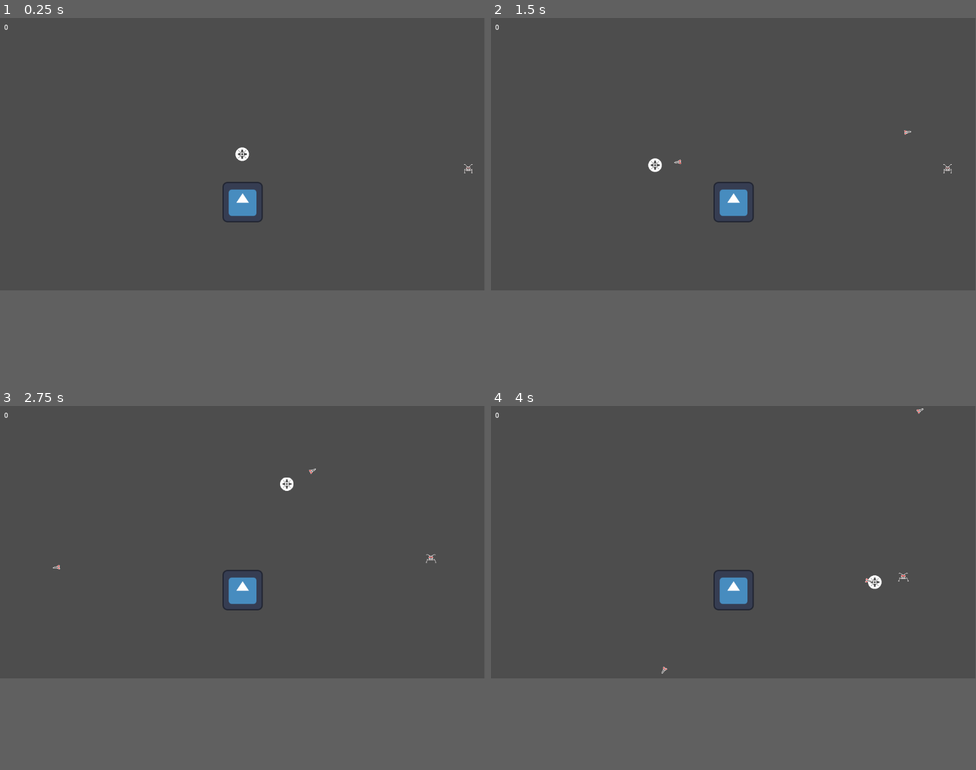
Above: before the commit, frames 1-4 (two rows, left to right).
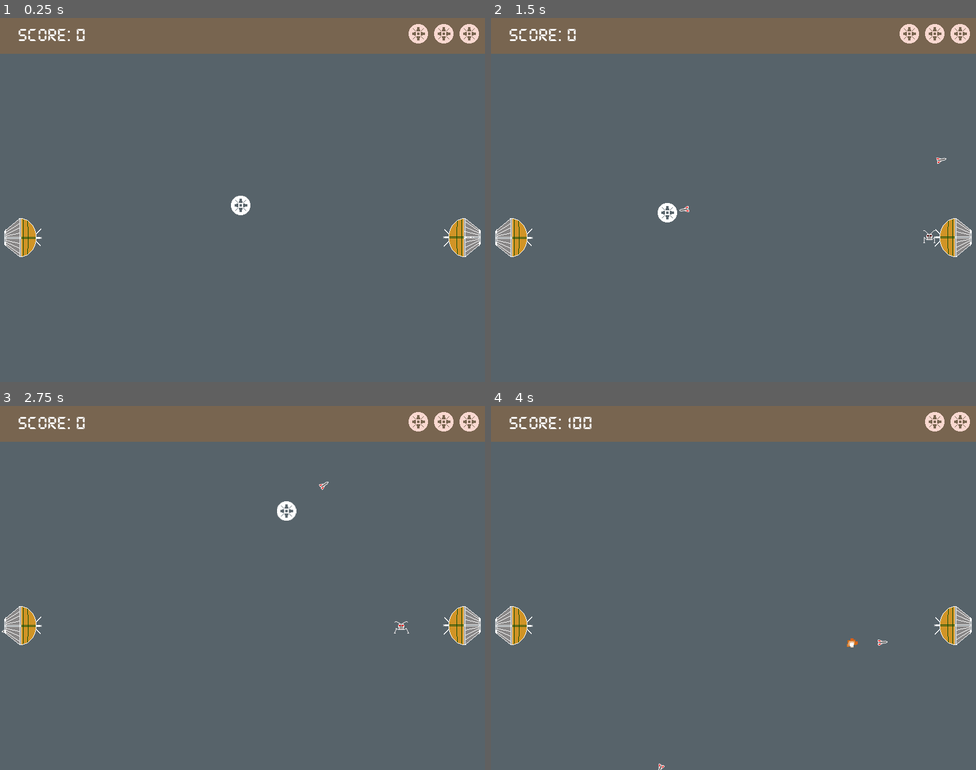
Above: after the commit, the same moments.

Repository: coderdojoathenry/Creators-2024
Game: Godot game, scene res://scenes/main.tscn
Same seed, same stepped clock (60 frames per second), same inputs: the game is played once before the commit and once after it. The engine's default icon, where the game draws it, is replaced by a stand-in: a white triangle on a blue panel in a dark square.
Inputs (mouse positions are in pixels of both pictures, inside the frame that each line leads up to):
- Up to frame 1 (0.25 s): no input
- Up to frame 2 (1.5 s): move the mouse to (840, 141) at 0.52 s; tap Space (Shoot) at 0.6, 1.35 s; move the mouse to (636, 167) at 1.27 s
- Up to frame 3 (2.75 s): move the mouse to (291, 482) at 2.02 s; tap Space (Shoot) at 2.1 s
- Up to frame 4 (4 s): move the mouse to (709, 595) at 2.77 s; tap Space (Shoot) at 2.85, 3.6 s; move the mouse to (879, 584) at 3.52 s
In our replay, the window is 799x449 before the commit and 800x600 after it. These sizes can differ from the game's own. Grey fills any space a smaller window leaves; there, only what the larger window draws over its background counts as a difference.

The runs differ from the first frame. In frame 1, 75% of the frame differs, in the area x 0-100%, y 0-75%; in frame 2, 75%; in frame 3, 75%; in frame 4, 75%, in the area x 0-100%, y 0-100%.

Commit message:
Final Updates 1

Diff:
--- a/Crystal Quest/crystal-quest/project.godot
+++ b/Crystal Quest/crystal-quest/project.godot
@@ -19,6 +19,14 @@
 
 GlobalObjects="*res://scripts/global_objects.gd"
 
+[display]
+
+window/size/viewport_width=800
+window/size/viewport_height=600
+window/size/mode=2
+window/stretch/mode="viewport"
+window/dpi/allow_hidpi=false
+
 [input]
 
 Shoot={
--- /dev/null
+++ b/Crystal Quest/crystal-quest/scenes/base.tscn
@@ -0,0 +1,18 @@
+[gd_scene load_steps=4 format=3 uid="uid://dgplcyhfwdbsp"]
+
+[ext_resource type="Script" path="res://scripts/ship_killer.gd" id="1_47j4o"]
+[ext_resource type="Texture2D" uid="uid://dum1k1gwww05g" path="res://textures/base.png" id="2_ru3l5"]
+
+[sub_resource type="RectangleShape2D" id="RectangleShape2D_8lx6r"]
+size = Vector2(64, 64)
+
+[node name="Base" type="Area2D"]
+position = Vector2(39, 362)
+collision_layer = 8
+script = ExtResource("1_47j4o")
+
+[node name="CollisionShape2D" type="CollisionShape2D" parent="."]
+shape = SubResource("RectangleShape2D_8lx6r")
+
+[node name="Sprite2D" type="Sprite2D" parent="."]
+texture = ExtResource("2_ru3l5")
--- a/Crystal Quest/crystal-quest/scenes/enemy_1.tscn
+++ b/Crystal Quest/crystal-quest/scenes/enemy_1.tscn
@@ -38,7 +38,7 @@
 wander_time_min = 0.1
 wander_time_max = 0.1
 score = 200
-persuit_percent = 1.0
+persuit_percent = 0.9
 
 [node name="CollisionShape2D" type="CollisionShape2D" parent="."]
 shape = SubResource("RectangleShape2D_d3l7h")
--- /dev/null
+++ b/Crystal Quest/crystal-quest/scenes/explosion_effect.tscn
@@ -0,0 +1,22 @@
+[gd_scene load_steps=3 format=3 uid="uid://b0ub6qa3qphpm"]
+
+[sub_resource type="Curve" id="Curve_lqh8r"]
+_data = [Vector2(0, 1), 0.0, 0.0, 0, 0, Vector2(0.241299, 1), 0.0, -0.0208844, 0, 0, Vector2(0.981438, 0.412112), 0.0, 0.0, 0, 0]
+point_count = 3
+
+[sub_resource type="Gradient" id="Gradient_ycgdx"]
+offsets = PackedFloat32Array(0, 0.190349, 0.394102, 1)
+colors = PackedColorArray(1, 1, 1, 1, 0.802394, 0.400475, 0.044865, 1, 0.967392, 0.29535, 0.222287, 1, 0, 0, 0, 1)
+
+[node name="ExplosionEffect" type="CPUParticles2D"]
+emitting = false
+amount = 64
+one_shot = true
+spread = 180.0
+gravity = Vector2(0, 0)
+initial_velocity_min = 30.0
+initial_velocity_max = 30.0
+scale_amount_min = 5.0
+scale_amount_max = 5.0
+scale_amount_curve = SubResource("Curve_lqh8r")
+color_ramp = SubResource("Gradient_ycgdx")
--- /dev/null
+++ b/Crystal Quest/crystal-quest/scenes/explosion_effect_2.tscn
@@ -0,0 +1,24 @@
+[gd_scene load_steps=3 format=3 uid="uid://n13glkf6hrkj"]
+
+[sub_resource type="Curve" id="Curve_lqh8r"]
+_data = [Vector2(0, 1), 0.0, 0.0, 0, 0, Vector2(0.241299, 1), 0.0, -0.0208844, 0, 0, Vector2(0.981438, 0.412112), 0.0, 0.0, 0, 0]
+point_count = 3
+
+[sub_resource type="Gradient" id="Gradient_ycgdx"]
+offsets = PackedFloat32Array(0, 0.190349, 0.394102, 1)
+colors = PackedColorArray(1, 1, 1, 1, 0.802394, 0.400475, 0.044865, 1, 0.967392, 0.29535, 0.222287, 1, 0, 0, 0, 1)
+
+[node name="Explosion Effect 2" type="Node2D"]
+
+[node name="ExplosionEffect" type="CPUParticles2D" parent="."]
+emitting = false
+amount = 64
+one_shot = true
+spread = 180.0
+gravity = Vector2(0, 0)
+initial_velocity_min = 30.0
+initial_velocity_max = 30.0
+scale_amount_min = 5.0
+scale_amount_max = 5.0
+scale_amount_curve = SubResource("Curve_lqh8r")
+color_ramp = SubResource("Gradient_ycgdx")
--- a/Crystal Quest/crystal-quest/scenes/main.tscn
+++ b/Crystal Quest/crystal-quest/scenes/main.tscn
@@ -1,91 +1,187 @@
-[gd_scene load_steps=12 format=3 uid="uid://daj431lewf2ne"]
+[gd_scene load_steps=16 format=3 uid="uid://daj431lewf2ne"]
 
 [ext_resource type="Script" path="res://scripts/game_manager.gd" id="1_6go2g"]
+[ext_resource type="FontFile" uid="uid://yqk0bun3i5ev" path="res://Fonts/ds_digital/DS-DIGIB.TTF" id="1_emw55"]
+[ext_resource type="PackedScene" uid="uid://n13glkf6hrkj" path="res://scenes/explosion_effect_2.tscn" id="2_ejfd4"]
 [ext_resource type="Script" path="res://scripts/mouse_hider.gd" id="3_2qat4"]
 [ext_resource type="PackedScene" uid="uid://bmffrg4pn40r4" path="res://scenes/ship.tscn" id="3_bj7hq"]
 [ext_resource type="PackedScene" uid="uid://yqqh8la3a4uo" path="res://scenes/enemy_0.tscn" id="4_ls1u0"]
+[ext_resource type="AudioStream" uid="uid://bl0ba64b81u5e" path="res://audio/explosion-6-340463.mp3" id="5_8kpdn"]
 [ext_resource type="PackedScene" uid="uid://0o7c4xfqflxj" path="res://scenes/enemy_1.tscn" id="5_kaim1"]
 [ext_resource type="PackedScene" uid="uid://b6s6w51k8i7xf" path="res://scenes/enemy_spawner.tscn" id="5_n5k65"]
+[ext_resource type="Script" path="res://scenes/spawn_layer.gd" id="7_1mpyu"]
 [ext_resource type="PackedScene" uid="uid://ddj08t3yxs0y6" path="res://scenes/enemy_2.tscn" id="7_68di7"]
-[ext_resource type="Texture2D" uid="uid://citvsogba4b83" path="res://icon.svg" id="9_g4srl"]
+[ext_resource type="Texture2D" uid="uid://cgaemfwu7ygfw" path="res://textures/ship.png" id="10_1oh8u"]
+[ext_resource type="PackedScene" uid="uid://dgplcyhfwdbsp" path="res://scenes/base.tscn" id="13_3m1ym"]
 
 [sub_resource type="RectangleShape2D" id="RectangleShape2D_1kds1"]
-size = Vector2(1152, 10)
+size = Vector2(800, 10)
 
 [sub_resource type="RectangleShape2D" id="RectangleShape2D_igmsx"]
-size = Vector2(10, 588)
-
-[sub_resource type="RectangleShape2D" id="RectangleShape2D_en04x"]
-size = Vector2(100, 100)
+size = Vector2(10, 540)
 
 [node name="Main" type="Node2D"]
 
-[node name="GameManager" type="Node2D" parent="." node_paths=PackedStringArray("ship", "score_label")]
+[node name="UI Background" type="ColorRect" parent="."]
+offset_right = 800.0
+offset_bottom = 600.0
+color = Color(0.343524, 0.390194, 0.417598, 1)
+
+[node name="GameOverLabel" type="Label" parent="UI Background"]
+visible = false
+layout_mode = 1
+anchors_preset = 8
+anchor_left = 0.5
+anchor_top = 0.5
+anchor_right = 0.5
+anchor_bottom = 0.5
+offset_left = -228.0
+offset_top = -57.5
+offset_right = 228.0
+offset_bottom = 57.5
+grow_horizontal = 2
+grow_vertical = 2
+theme_override_font_sizes/font_size = 84
+text = "Game Over"
+
+[node name="Score Area" type="ColorRect" parent="UI Background"]
+layout_mode = 0
+offset_top = -1.0
+offset_right = 800.0
+offset_bottom = 59.0
+color = Color(0.469039, 0.39686, 0.314732, 1)
+
+[node name="ScoreLabel" type="Label" parent="UI Background/Score Area"]
+layout_mode = 0
+offset_left = 29.0
+offset_top = 12.0
+offset_right = 232.0
+offset_bottom = 45.0
+theme_override_fonts/font = ExtResource("1_emw55")
+theme_override_font_sizes/font_size = 32
+text = "Score: 1000000"
+
+[node name="Life Display" type="Control" parent="UI Background/Score Area"]
+anchors_preset = 0
+offset_top = 1.0
+offset_right = 40.0
+offset_bottom = 41.0
+
+[node name="Life0" type="TextureRect" parent="UI Background/Score Area/Life Display"]
+modulate = Color(0.975584, 0.847913, 0.814872, 1)
+layout_mode = 0
+offset_left = 758.0
+offset_top = 10.0
+offset_right = 790.0
+offset_bottom = 42.0
+texture = ExtResource("10_1oh8u")
+expand_mode = 3
+
+[node name="Life1" type="TextureRect" parent="UI Background/Score Area/Life Display"]
+modulate = Color(0.975584, 0.847913, 0.814872, 1)
+layout_mode = 0
+offset_left = 716.0
+offset_top = 10.0
+offset_right = 748.0
+offset_bottom = 42.0
+texture = ExtResource("10_1oh8u")
+expand_mode = 3
+
+[node name="Life2" type="TextureRect" parent="UI Background/Score Area/Life Display"]
+modulate = Color(0.975584, 0.847913, 0.814872, 1)
+layout_mode = 0
+offset_left = 674.0
+offset_top = 10.0
+offset_right = 706.0
+offset_bottom = 42.0
+texture = ExtResource("10_1oh8u")
+expand_mode = 3
+
+[node name="Life3" type="TextureRect" parent="UI Background/Score Area/Life Display"]
+modulate = Color(0.975584, 0.847913, 0.814872, 1)
+layout_mode = 0
+offset_left = 632.0
+offset_top = 10.0
+offset_right = 664.0
+offset_bottom = 42.0
+texture = ExtResource("10_1oh8u")
+expand_mode = 3
+
+[node name="Life4" type="TextureRect" parent="UI Background/Score Area/Life Display"]
+modulate = Color(0.975584, 0.847913, 0.814872, 1)
+layout_mode = 0
+offset_left = 590.0
+offset_top = 10.0
+offset_right = 622.0
+offset_bottom = 42.0
+texture = ExtResource("10_1oh8u")
+expand_mode = 3
+
+[node name="GameManager" type="Node2D" parent="." node_paths=PackedStringArray("ship", "score_label", "game_over_label", "life_icons")]
 unique_name_in_owner = true
 script = ExtResource("1_6go2g")
 ship = NodePath("../Ship")
-score_label = NodePath("../ScoreLabel")
+score_label = NodePath("../UI Background/Score Area/ScoreLabel")
+game_over_label = NodePath("../UI Background/GameOverLabel")
+explosion_effect = ExtResource("2_ejfd4")
+life_icons = [NodePath("../UI Background/Score Area/Life Display/Life0"), NodePath("../UI Background/Score Area/Life Display/Life1"), NodePath("../UI Background/Score Area/Life Display/Life2"), NodePath("../UI Background/Score Area/Life Display/Life3"), NodePath("../UI Background/Score Area/Life Display/Life4")]
+
+[node name="RespawnTimer" type="Timer" parent="GameManager"]
+one_shot = true
+
+[node name="DestroySound" type="AudioStreamPlayer2D" parent="GameManager"]
+stream = ExtResource("5_8kpdn")
 
 [node name="MouseHider" type="Node2D" parent="."]
 script = ExtResource("3_2qat4")
 
-[node name="Ship" parent="." instance=ExtResource("3_bj7hq")]
+[node name="Walls" type="Node2D" parent="."]
 
-[node name="Top Wall" type="StaticBody2D" parent="."]
-position = Vector2(576, 60)
+[node name="Top Wall" type="StaticBody2D" parent="Walls"]
+position = Vector2(400, 60)
 collision_layer = 2
 
-[node name="CollisionShape2D" type="CollisionShape2D" parent="Top Wall"]
+[node name="CollisionShape2D" type="CollisionShape2D" parent="Walls/Top Wall"]
 shape = SubResource("RectangleShape2D_1kds1")
 
-[node name="Bottom Wall" type="StaticBody2D" parent="."]
-position = Vector2(576, 648)
+[node name="Bottom Wall" type="StaticBody2D" parent="Walls"]
+position = Vector2(400, 600)
 collision_layer = 2
 
-[node name="CollisionShape2D" type="CollisionShape2D" parent="Bottom Wall"]
+[node name="CollisionShape2D" type="CollisionShape2D" parent="Walls/Bottom Wall"]
 shape = SubResource("RectangleShape2D_1kds1")
 
-[node name="Left Wall" type="StaticBody2D" parent="."]
-position = Vector2(0, 359)
+[node name="Left Wall" type="StaticBody2D" parent="Walls"]
+position = Vector2(0, 330)
 collision_layer = 2
 
-[node name="CollisionShape2D" type="CollisionShape2D" parent="Left Wall"]
+[node name="CollisionShape2D" type="CollisionShape2D" parent="Walls/Left Wall"]
 shape = SubResource("RectangleShape2D_igmsx")
 
-[node name="Right Wall" type="StaticBody2D" parent="."]
-position = Vector2(1152, 359)
+[node name="Right Wall" type="StaticBody2D" parent="Walls"]
+position = Vector2(800, 330)
 collision_layer = 2
 
-[node name="CollisionShape2D" type="CollisionShape2D" parent="Right Wall"]
+[node name="CollisionShape2D" type="CollisionShape2D" parent="Walls/Right Wall"]
 shape = SubResource("RectangleShape2D_igmsx")
 
-[node name="StaticBody2D" type="StaticBody2D" parent="."]
-position = Vector2(577, 438)
-collision_layer = 2
-
-[node name="CollisionShape2D" type="CollisionShape2D" parent="StaticBody2D"]
-shape = SubResource("RectangleShape2D_en04x")
-
-[node name="Sprite2D" type="Sprite2D" parent="StaticBody2D"]
-scale = Vector2(0.75, 0.75)
-texture = ExtResource("9_g4srl")
-
-[node name="ScoreLabel" type="Label" parent="."]
-offset_left = 10.0
-offset_top = 10.0
-offset_right = 74.0
-offset_bottom = 33.0
-text = "1000000"
+[node name="Ship" parent="." instance=ExtResource("3_bj7hq")]
+position = Vector2(392, 324)
+speed_by_distance = 8.0
+min_time_between_missiles = 0.25
 
 [node name="SpawnLayer" type="Node2D" parent="."]
 unique_name_in_owner = true
+script = ExtResource("7_1mpyu")
 
 [node name="EnemySpawner" parent="." node_paths=PackedStringArray("spawn_points") instance=ExtResource("5_n5k65")]
 spawn_points = [NodePath("../Base_left"), NodePath("../Base_right")]
 enemies = Array[PackedScene]([ExtResource("4_ls1u0"), ExtResource("5_kaim1"), ExtResource("7_68di7")])
 
-[node name="Base_left" type="Node2D" parent="."]
-position = Vector2(50, 360)
+[node name="Base_left" parent="." instance=ExtResource("13_3m1ym")]
 
-[node name="Base_right" type="Node2D" parent="."]
-position = Vector2(1102, 360)
+[node name="Base_right" parent="." instance=ExtResource("13_3m1ym")]
+position = Vector2(761, 362)
+rotation = 3.14159
+
+[connection signal="timeout" from="GameManager/RespawnTimer" to="GameManager" method="_on_respawn_timer_timeout"]
--- a/Crystal Quest/crystal-quest/scenes/missile.tscn
+++ b/Crystal Quest/crystal-quest/scenes/missile.tscn
@@ -1,7 +1,8 @@
-[gd_scene load_steps=4 format=3 uid="uid://c2toyy7jieoqg"]
+[gd_scene load_steps=5 format=3 uid="uid://c2toyy7jieoqg"]
 
 [ext_resource type="Script" path="res://scripts/missile.gd" id="1_7l2mq"]
 [ext_resource type="Texture2D" uid="uid://d2m5joi77fwu3" path="res://textures/missile.png" id="2_qxbqh"]
+[ext_resource type="AudioStream" uid="uid://brxw3a4k1ay1w" path="res://audio/8-bit-explosion-10-340462.mp3" id="3_efooi"]
 
 [sub_resource type="RectangleShape2D" id="RectangleShape2D_vlrdv"]
 size = Vector2(16, 16)
@@ -24,4 +25,7 @@
 one_shot = true
 autostart = true
 
+[node name="Sound" type="AudioStreamPlayer2D" parent="."]
+stream = ExtResource("3_efooi")
+
 [connection signal="timeout" from="Timer" to="." method="_on_timer_timeout"]
--- /dev/null
+++ b/Crystal Quest/crystal-quest/scenes/spawn_layer.gd
@@ -0,0 +1,9 @@
+extends Node2D
+
+# Called when the node enters the scene tree for the first time.
+func _ready() -> void:
+	GlobalObjects.reset_play_area.connect(on_reset_play_area)
+
+func on_reset_play_area() -> void:
+	for child in get_children():
+		child.queue_free()
--- a/Crystal Quest/crystal-quest/scripts/enemy_spawner.gd
+++ b/Crystal Quest/crystal-quest/scripts/enemy_spawner.gd
@@ -10,7 +10,11 @@
 
 # Called when the node enters the scene tree for the first time.
 func _ready() -> void:
-	pass
+	GlobalObjects.reset_play_area.connect(on_reset_play_area)
+
+func on_reset_play_area() -> void:
+	for child in get_children():
+		child.queue_free()
 
 # Called every frame. 'delta' is the elapsed time since the previous frame.
 func _process(delta: float) -> void:
--- a/Crystal Quest/crystal-quest/scripts/game_manager.gd
+++ b/Crystal Quest/crystal-quest/scripts/game_manager.gd
@@ -3,20 +3,68 @@
 @export var ship : Node2D
 @export var score : int = 0
 @export var score_label : Label
+@export var game_over_label : Label
+@export var explosion_effect : PackedScene
+@export var respawn_delay : float = 3.0
+@export var life_icons : Array[Control]
 
 @onready var spawn_layer: Node2D = %SpawnLayer
+@onready var respawn_timer: Timer = $RespawnTimer
+@onready var destroy_sound: AudioStreamPlayer2D = $DestroySound
+
+var ship_initial_position : Vector2
+var explosion_instance : Node2D
+var max_lives : int = 5
+var lives : int = 3
+var ship_destroyed : bool = false
 
 func _ready() -> void:
 	GlobalObjects.GameManager = self
 	GlobalObjects.SpawnLayer = spawn_layer
 
+	if (ship):
+		ship_initial_position = ship.global_position
+
+	if (explosion_effect):
+		explosion_instance = explosion_effect.instantiate() as Node2D
+		add_child(explosion_instance)
+
 func _process(delta: float) -> void:
 	if (score_label):
-		score_label.text = str(score)
+		score_label.text = "Score: " + str(score)
+	update_life_icons()
+
+func update_life_icons() -> void:
+	for i in range(0, max_lives):
+		if (i >= lives):
+			life_icons[i].hide()
+		else:
+			life_icons[i].show()
+
 
 func inform_body_entered(body) -> void:
-	if (body == ship):
-		ship.queue_free()
+	if (body == ship && ship_destroyed == false):
+		get_parent().remove_child(ship)
+		ship_destroyed = true
+		destroy_sound.play()
+		explosion_instance.global_position = ship.global_position
+		var exp = explosion_instance.get_child(0) as CPUParticles2D
+		exp.emitting = true
+		respawn_timer.start(respawn_delay)
+		lives = lives - 1
 
 func increase_score(amount : int) -> void:
 	score = score + amount
+
+func increase_lives() -> void:
+	if (lives < max_lives):
+		lives += 1
+
+func _on_respawn_timer_timeout() -> void:
+	if (lives > 0):
+		GlobalObjects.reset_play_area.emit()
+		ship.global_position = ship_initial_position
+		get_parent().add_child(ship)
+		ship_destroyed = false
+	else:
+		game_over_label.show()
--- a/Crystal Quest/crystal-quest/scripts/global_objects.gd
+++ b/Crystal Quest/crystal-quest/scripts/global_objects.gd
@@ -2,3 +2,5 @@
 
 var GameManager : GameManager
 var SpawnLayer : Node2D
+
+signal reset_play_area
--- a/Crystal Quest/crystal-quest/scripts/missile.gd
+++ b/Crystal Quest/crystal-quest/scripts/missile.gd
@@ -2,6 +2,7 @@
 
 @export var direction : Vector2
 @export var speed : float
+@onready var sound: AudioStreamPlayer2D = $Sound
 
 # Called when the node enters the scene tree for the first time.
 func _ready() -> void:
@@ -17,3 +18,4 @@
 
 func _on_body_entered(body : Node2D):
 	body.queue_free()
+	sound.play()
--- a/Crystal Quest/crystal-quest/scripts/ship.gd
+++ b/Crystal Quest/crystal-quest/scripts/ship.gd
@@ -8,8 +8,10 @@
 const MISSILE_OFFSET : int = 32
 
 @onready var shoot_sound: AudioStreamPlayer2D = $ShootSound
+@onready var destroy_sound: AudioStreamPlayer2D = $DestroySound
 
 var missile_countdown : float = 0
+var last_non_zero_dir : Vector2
 
 func _process(delta: float) -> void:
 	missile_countdown -= delta
@@ -19,7 +21,7 @@
 
 		new_missile.direction = velocity.normalized()
 		if (new_missile.direction == Vector2.ZERO):
-			new_missile.direction = Vector2.UP
+			new_missile.direction = Vector2.RIGHT
 
 		new_missile.position = position + \
 							   new_missile.direction * MISSILE_OFFSET
--- a/Crystal Quest/crystal-quest/scripts/ship_killer.gd
+++ b/Crystal Quest/crystal-quest/scripts/ship_killer.gd
@@ -1,4 +1,7 @@
 extends Area2D
+
+func _ready() -> void:
+	body_entered.connect(_on_body_entered)
 
 func _on_body_entered(body: Node2D) -> void:
 	GlobalObjects.GameManager.inform_body_entered(body)
Not shown, added: Crystal Quest/crystal-quest/Fonts/ds_digital/DIGITAL.TXT
Binary file added: Crystal Quest/crystal-quest/Fonts/ds_digital/DS-DIGI.TTF
Not shown, added: Crystal Quest/crystal-quest/Fonts/ds_digital/DS-DIGI.TTF.import
Binary file added: Crystal Quest/crystal-quest/Fonts/ds_digital/DS-DIGIB.TTF
Not shown, added: Crystal Quest/crystal-quest/Fonts/ds_digital/DS-DIGIB.TTF.import
Binary file added: Crystal Quest/crystal-quest/Fonts/ds_digital/DS-DIGII.TTF
Not shown, added: Crystal Quest/crystal-quest/Fonts/ds_digital/DS-DIGII.TTF.import
Binary file added: Crystal Quest/crystal-quest/Fonts/ds_digital/DS-DIGIT.TTF
Not shown, added: Crystal Quest/crystal-quest/Fonts/ds_digital/DS-DIGIT.TTF.import
Not shown, added: Crystal Quest/crystal-quest/audio/8-bit-explosion-10-340462.mp3.import
Not shown, added: Crystal Quest/crystal-quest/audio/explosion-6-340463.mp3.import
Not shown, added: Crystal Quest/crystal-quest/audio/8-bit-explosion-10-340462.mp3
(and 1 more such lines)
